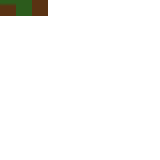
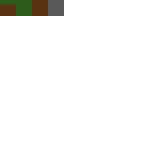
Layer changes from the first 160px x 160px image to the second:
painted on "Layer 0" over (x1=48, y1=0, x2=64, y2=16)
